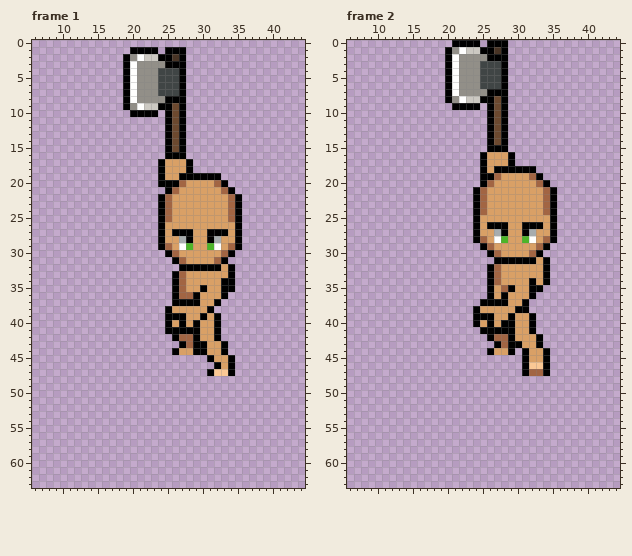
Edited in one commit: pixel-art file (Pixel Crawler - Free Pack/Entities/Characters/Body_A/Animations/Slice_Base/Slice_Down.aseprite). Above, as it was before the edit.
64x64 pixels, 8 frames. Colours within 5 levels of each other are drawn and written as one. Shown: frame 1: x 6..44, y 0..63; frame 2: x 6..44, y 0..63. The commit also changed other frames, which this record leaves out.
After:
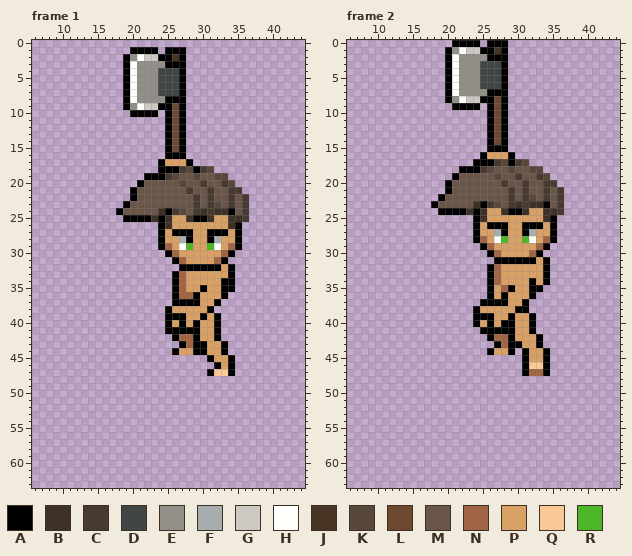
Palette (. is transparent): A #000000  B #3e3127  C #463a31  D #404545  E #928f88  F #a7acae  G #ccc9c2  H #fffffe  J #483425  K #58483c  L #6c492f  M #6a5648  N #a26543  P #d9a066  Q #fac895  R #4cb528
Author's note on the commit: Clothing&Hair
Difference:
layer "hair_style_1" added
Frame 1, layer "hair_style_1":
y 18: x 25..31 PPPA... -> AACKACK
y 19: x 22..23 .. -> AA; x 25..33 PPAAAAAA. -> CKMMKMMKK
y 20: x 21..34 ...AAANPPPPNA. -> AMMMMMKMMCMMCK
y 21: x 20..35 .....ANPPPPPPNA. -> AMMMMMMMCMMCMMCC
y 22: x 20..36 ....ANPPPPPPPPNA. -> AMMMMMMMMCMCMMCMC
y 23: x 19..36 .....ANPPPPPPPPNA. -> AMMMMMMMMMCMCKMCMC
y 24: x 18..36 ......ANPPPPPPPPNA. -> AMMMMMBACKMCBCBBAMC
y 25: x 19..23 ..... -> AAAAB; x 25 N -> B; x 28..31 PPPP -> BAAB; x 34..36 NA. -> BBC
y 26: x 25 P -> B; x 34 P -> B
Frame 2, layer "hair_style_1":
y 17: x 24 . -> A; x 26..28 PPP -> ACK; x 30..31 .. -> CK
y 18: x 22..33 ...APAAAAAA. -> AAACKMMKMMKK
y 19: x 21..34 ....AANPPPPNA. -> AMMMMMKMMCMMCK
y 20: x 20..35 .....ANPPPPPPNA. -> AMMMMMMMCMMCMMCC
y 21: x 20..36 ....ANPPPPPPPPNA. -> AMMMMMMMMCMCMMCMC
y 22: x 19..36 .....ANPPPPPPPPNA. -> AMMMMMMMMMCMCKMCMC
y 23: x 18..36 ......ANPPPPPPPPNA. -> AMMMMMBACKMCBCBBAMC
y 24: x 19..23 ..... -> AAAAB; x 25 N -> B; x 28..31 PPPP -> BAAB; x 34..36 NA. -> BBC
y 25: x 25 P -> B; x 34 P -> B
